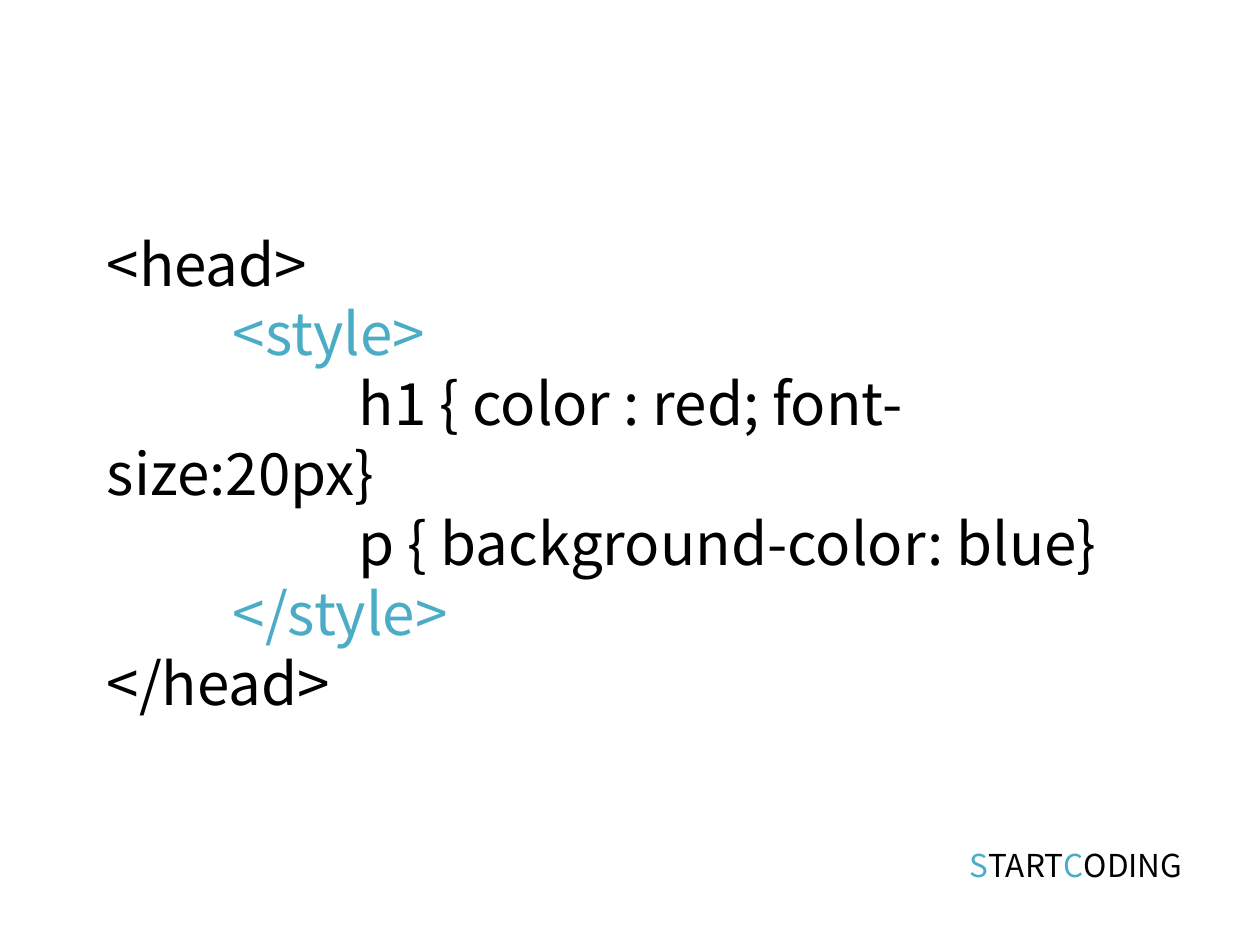
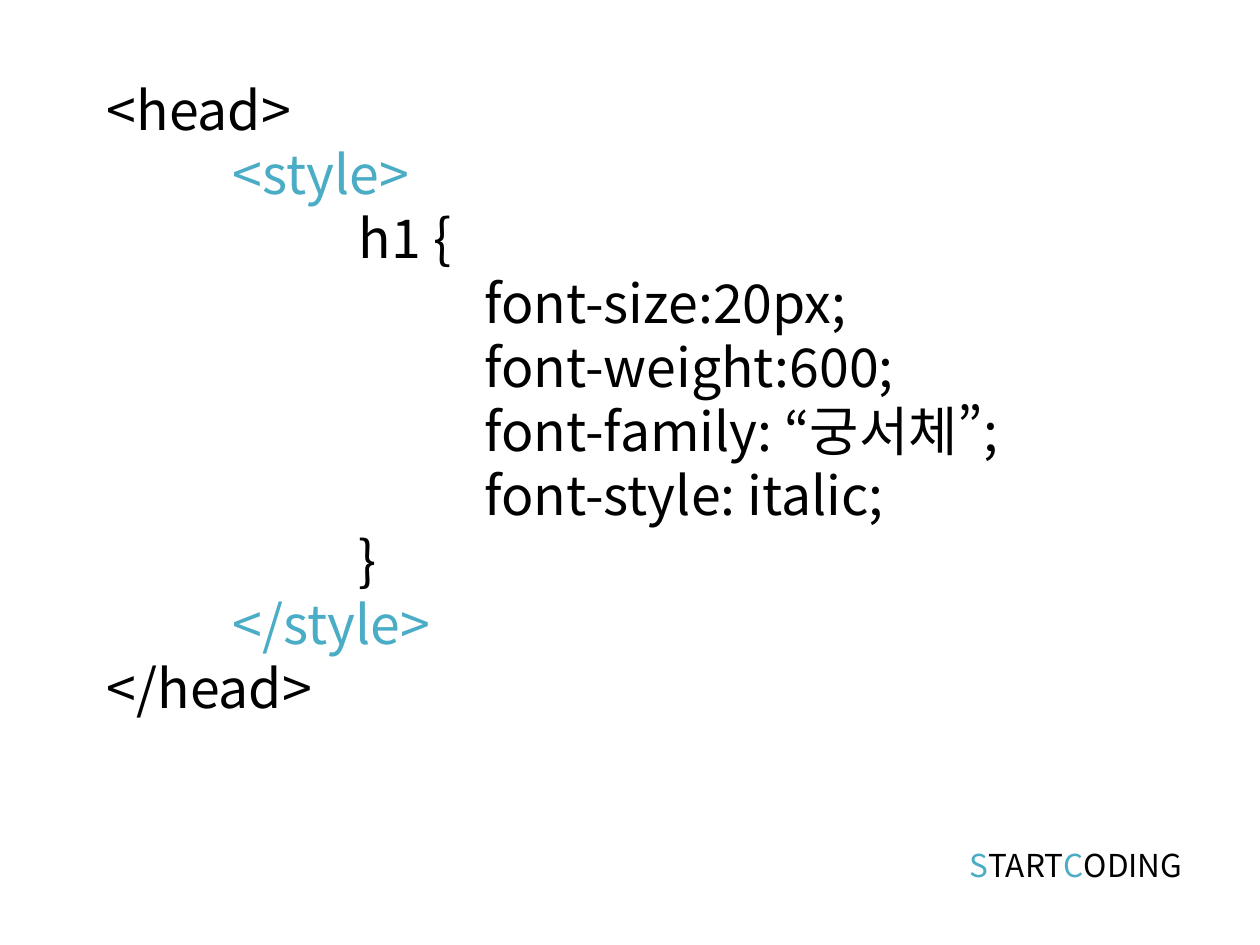
Before and after one commit to kwonkijun/web, a slide deck: slide 14 of 프론트엔드기초(PPT)/CSS3 1강_CSS 기본문법과 HTML 연동.pptx. Drawn at 1260x945 pixels with LibreOffice and Linux fonts; fonts in the diff are those of the drawing. Boxes give left, top, right and bottom in pixels: in the first picture for what was removed or moved away, otherwise in the second. Text is boxed around its words. In the diff, an @@ line names an element or a change of style, - is before the commit and + after.

```diff
--- a/프론트엔드기초(PPT)/CSS3 1강_CSS 기본문법과 HTML 연동.pptx
+++ b/프론트엔드기초(PPT)/CSS3 1강_CSS 기본문법과 HTML 연동.pptx
@@ text "<head>": place and size @@
-text "<head>" at box(107, 239, 1097, 716)
+text "<head>" at box(107, 87, 999, 528)
@@ text at box(107, 87, 409, 207): size 33.3 to 30.6 pt in "<head>", "<style>", "</style>", "</head>" @@
@@ text at box(359, 215, 999, 528): text changed; size 33.3 to 30.6 pt @@
-h1 { color : red; font-size:20px}
-p { background-color: blue}
+h1 {
+font-size:20px;
+font-weight:600;
+font-family: “궁서체”;
+font-style: italic;
+}
```
Also in this commit, not shown: 8 other slides changed, 38 other files.
